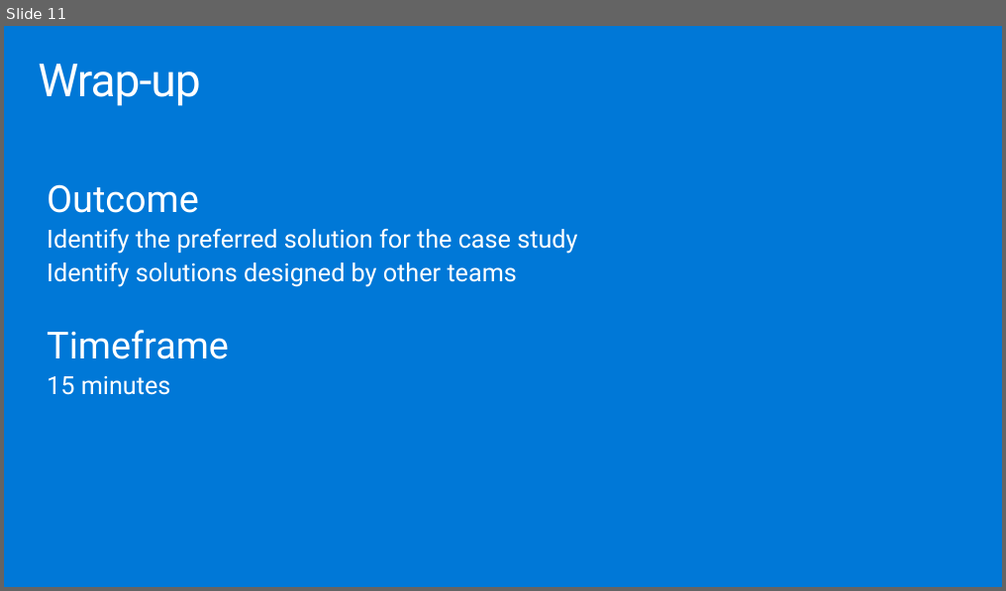
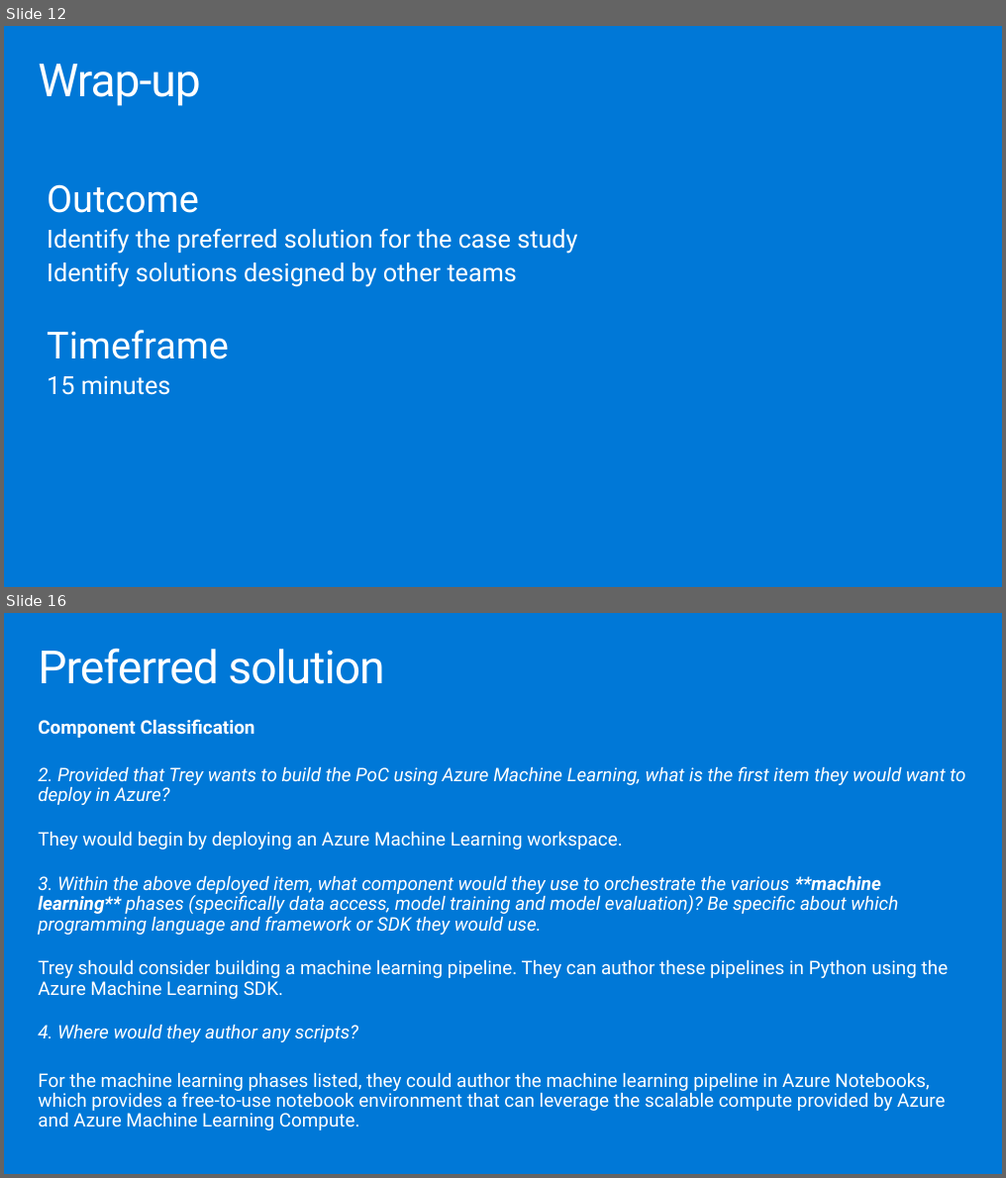
Before and after one commit to solliancenet/MCW-MLOps, a slide deck: Whiteboard design session/WDS trainer presentation - MLOps.pptx. Shown one above the other, each under a label of ours: slide 11 before the commit, slides 12 and 16 after it; the slides between them are not shown. The pictures are 1006x591 and 1006x1178 pixels, drawn with LibreOffice and Linux fonts; fonts in the diff are those of the drawing. Boxes give left, top, right and bottom in pixels: in the first picture for what was removed or moved away, otherwise in the second. Text is boxed around its words. In the diff, an @@ line names an element or a change of style, - is before the commit and + after.

```diff
--- a/Whiteboard design session/WDS trainer presentation - MLOps.pptx
+++ b/Whiteboard design session/WDS trainer presentation - MLOps.pptx
@@ slide 16 added at box(4, 613, 1002, 1174), background #0078D7 @@
@@ title added at box(38, 648, 384, 684), 44.1 pt, text #FFFFFF @@
+Preferred solution
@@ text added at box(38, 719, 965, 1131), 18 pt, text #FFFFFF @@
+Component Classification
+2. Provided that Trey wants to build the PoC using Azure Machine Learning, what is the first item they would want to deploy in Azure?
+They would begin by deploying an Azure Machine Learning workspace.
+3. Within the above deployed item, what component would they use to orchestrate the various **machine learning** phases (specifically data access, model training and model evaluation)? Be specific about which programming language and framework or SDK they would use.
+Trey should consider building a machine learning pipeline. They can author these pipelines in Python using the Azure Machine Learning SDK.
+4. Where would they author any scripts?
+For the machine learning phases listed, they could author the machine learning pipeline in Azure Notebooks, which provides a free-to-use notebook environment that can leverage the scalable compute provided by Azure and Azure Machine Learning Compute.
@@ what was slide 11 is now slide 12 @@
```
Also in this commit, not shown: 1 slide changed, 23 other slides added, 20 slides removed, 1 other file.
